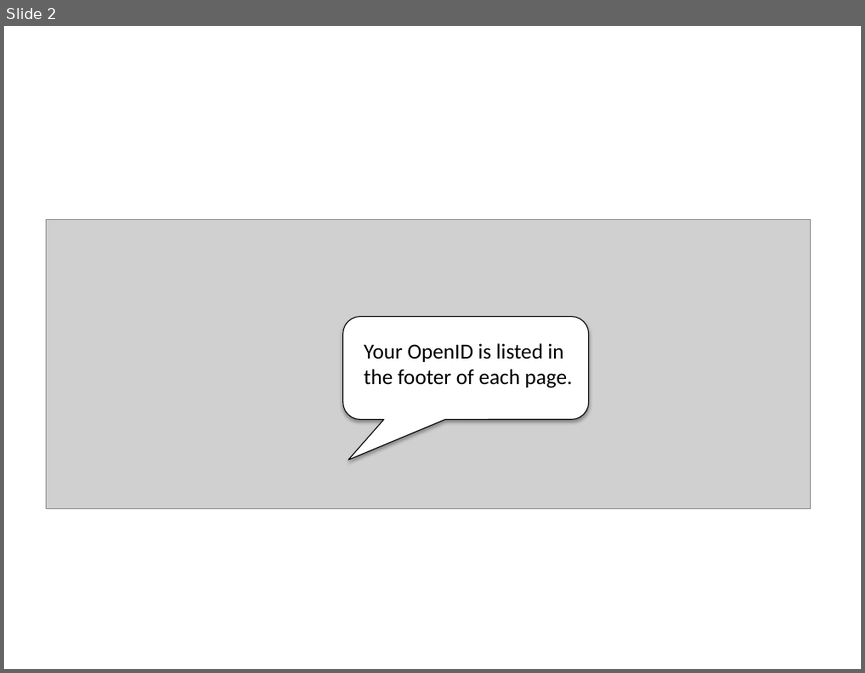
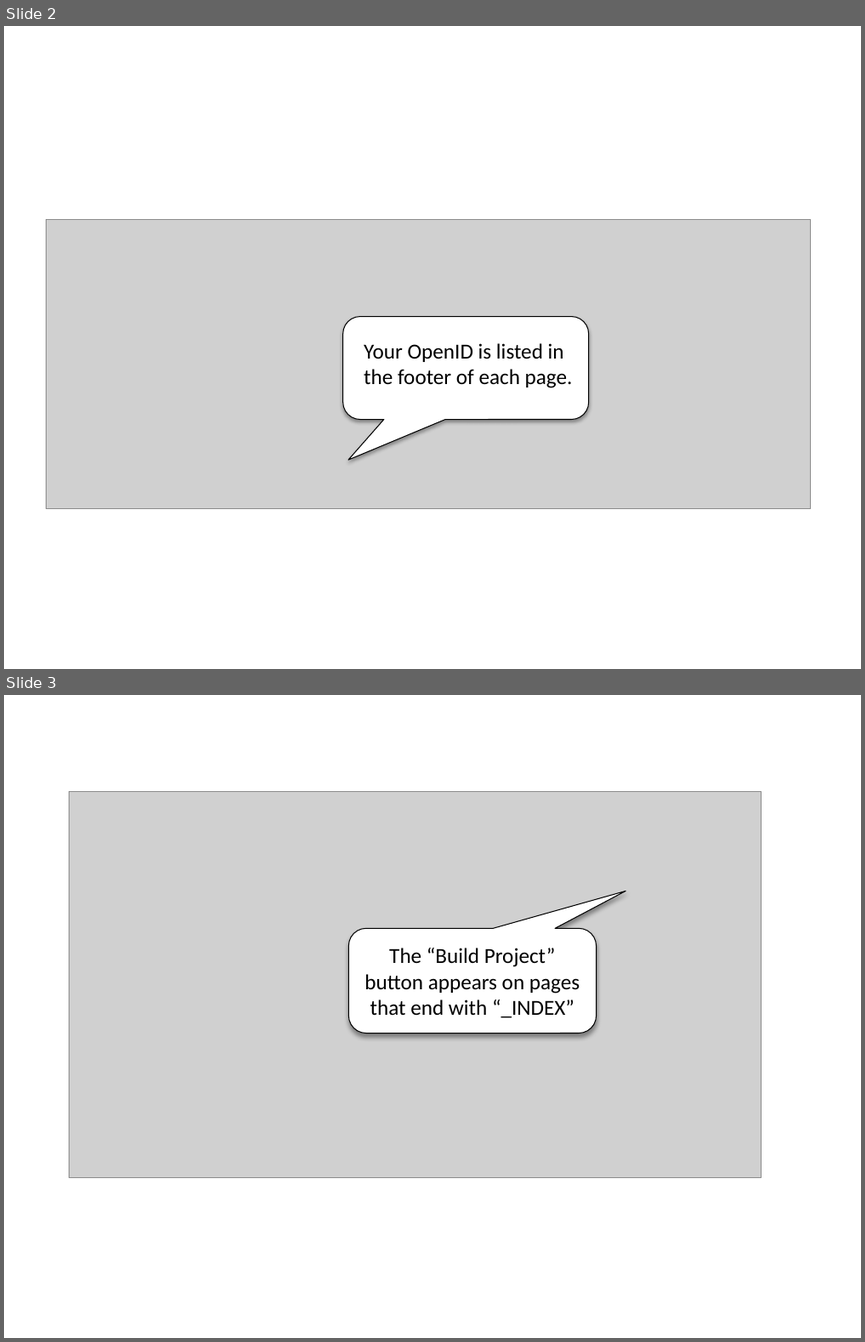
Before and after one commit to MakerPress/gettingStartedGuide, a slide deck: gsg_images.pptx. Shown one above the other, each under a label of ours: slide 2 before the commit, slides 2 and 3 after it. The pictures are 865x673 and 865x1342 pixels, drawn with LibreOffice and Linux fonts; fonts in the diff are those of the drawing; grey boxes stand for pictures. Boxes give left, top, right and bottom in pixels: in the first picture for what was removed or moved away, otherwise in the second. Text is boxed around its words. In the diff, an @@ line names an element or a change of style, - is before the commit and + after.

```diff
--- a/gsg_images.pptx
+++ b/gsg_images.pptx
@@ slide 3 added at bbox=[4, 695, 861, 1338], background #FFFFFF @@
@@ picture added at bbox=[69, 791, 760, 1176] @@
@@ rounded speech box added at bbox=[348, 928, 596, 1032], fill #FFFFFF, outline #000000 0.75 pt, 18 pt, text #000000 @@
+The “Build Project” button appears on pages that end with “_INDEX”
```
Also in this commit, not shown: 1 other file.
